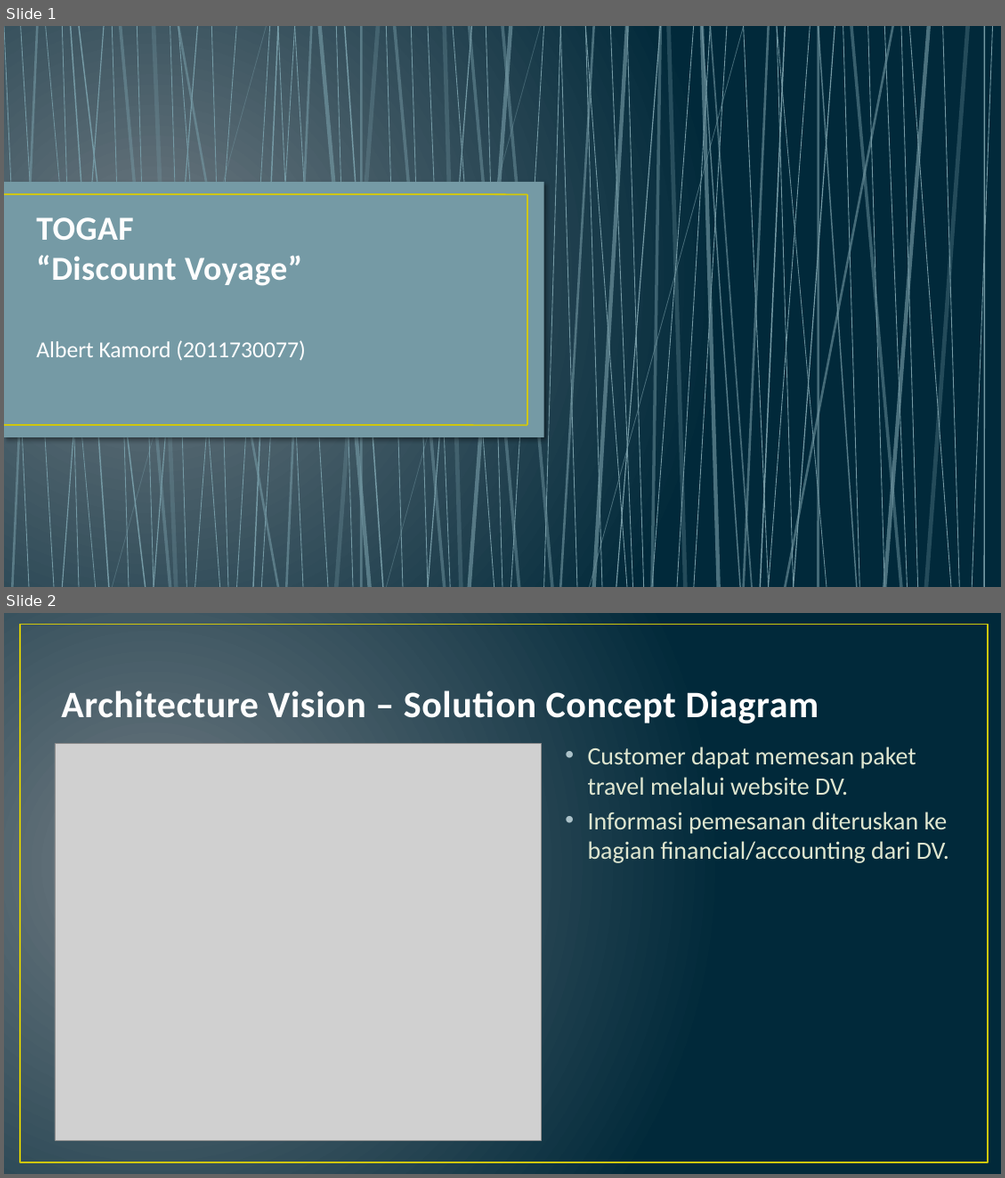
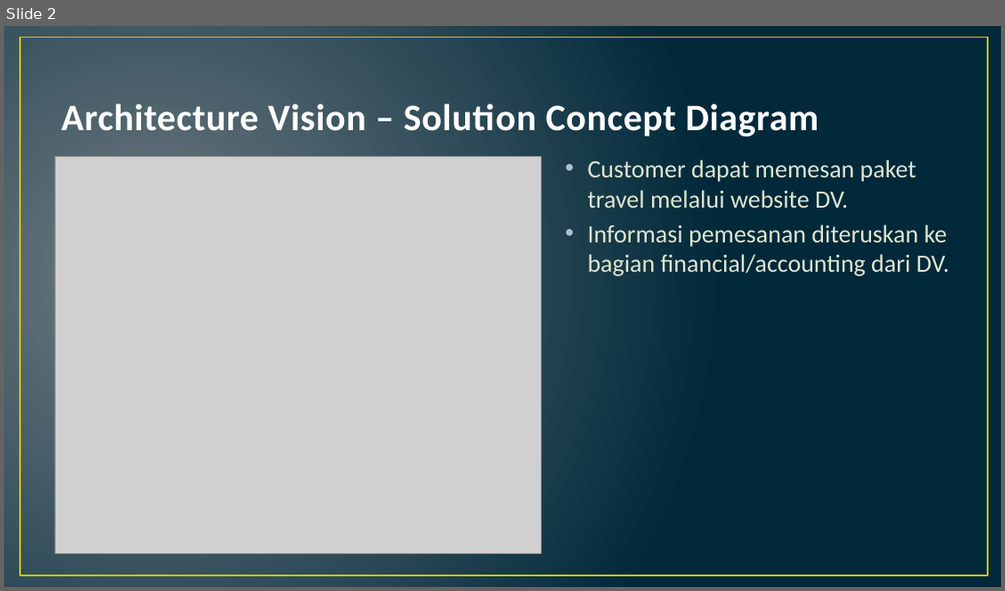
Before and after one commit to kamord/Tugas-SSI-EA, a slide deck: SSI - Discount Voyage.pptx. Shown one above the other, each under a label of ours: slides 1 and 2 before the commit, slide 2 after it. The pictures are 1005x1178 and 1005x591 pixels, drawn with LibreOffice and Linux fonts; fonts in the diff are those of the drawing; grey boxes stand for pictures. Boxes give left, top, right and bottom in pixels: in the first picture for what was removed or moved away, otherwise in the second. Text is boxed around its words. In the diff, an @@ line names an element or a change of style, - is before the commit and + after.

```diff
--- a/SSI - Discount Voyage.pptx
+++ b/SSI - Discount Voyage.pptx
@@ slide 1 removed at box(4, 26, 1001, 587), background gradient #717C84 to #01293A @@
@@ group removed at box(4, 26, 993, 587): 82 lines @@
@@ rectangle removed at box(4, 182, 544, 437) @@
@@ line removed from (4, 194) to (527, 194) @@
@@ line removed from (527, 194) to (527, 425) @@
@@ title removed at box(36, 217, 302, 286) @@
-TOGAF
-“Discount Voyage”
@@ subtitle removed at box(36, 340, 305, 361) @@
-Albert Kamord (2011730077)
@@ line removed from (4, 425) to (527, 426) @@
```
Also in this commit, not shown: 1 slide added.
